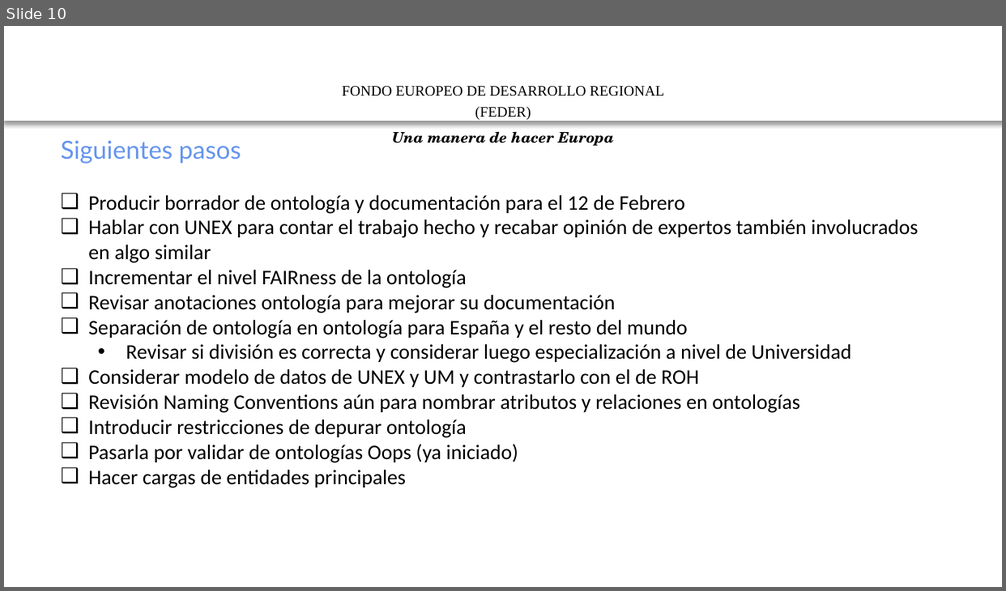
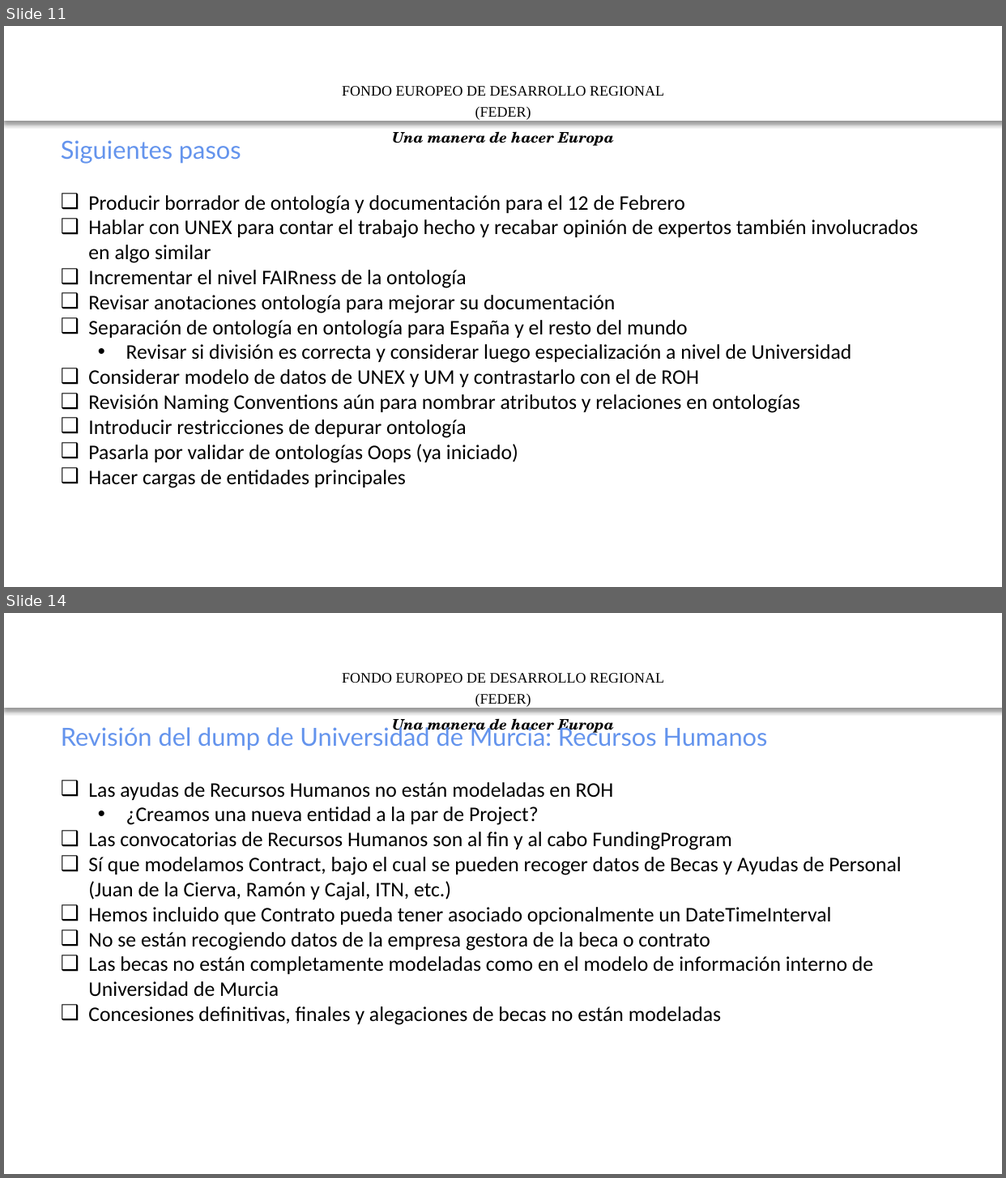
Before and after one commit to mpuerta004/GnossDeustoOnto, a slide deck: 20200109 HERCULES ASIO -ROH-Validación.pptx. Shown one above the other, each under a label of ours: slide 10 before the commit, slides 11 and 14 after it; the slides between them are not shown. The pictures are 1006x591 and 1006x1178 pixels, drawn with LibreOffice and Linux fonts; fonts in the diff are those of the drawing; background and template pictures are left out. Boxes give left, top, right and bottom in pixels: in the first picture for what was removed or moved away, otherwise in the second. Text is boxed around its words. In the diff, an @@ line names an element or a change of style, - is before the commit and + after.

Commit message:
Actualizada presentación con datos de validación de ontología y actualización de la ontología ROH

```diff
--- a/20200109 HERCULES ASIO -ROH-Validación.pptx
+++ b/20200109 HERCULES ASIO -ROH-Validación.pptx
@@ slide 14 added at box(4, 613, 1002, 1174), background #FFFFFF; not listed: 2 template elements that a slide beside it also shows @@
@@ text added at box(61, 724, 901, 1025), 20 pt, text #000000 @@
+Revisión del dump de Universidad de Murcia: Recursos Humanos
+❑ Las ayudas de Recursos Humanos no están modeladas en ROH
+  • ¿Creamos una nueva entidad a la par de Project?
+  ❑ Las convocatorias de Recursos Humanos son al fin y al cabo FundingProgram
+  ❑ Sí que modelamos Contract, bajo el cual se pueden recoger datos de Becas y Ayudas de Personal (Juan de la Cierva, Ramón y Cajal, ITN, etc.)
+  ❑ Hemos incluido que Contrato pueda tener asociado opcionalmente un DateTimeInterval
+  ❑ No se están recogiendo datos de la empresa gestora de la beca o contrato
+  ❑ Las becas no están completamente modeladas como en el modelo de información interno de Universidad de Murcia
+  ❑ Concesiones definitivas, finales y alegaciones de becas no están modeladas
@@ what was slide 10 is now slide 11 @@
```
Also in this commit, not shown: 1 slide changed, 11 other slides added, 1 other file.
